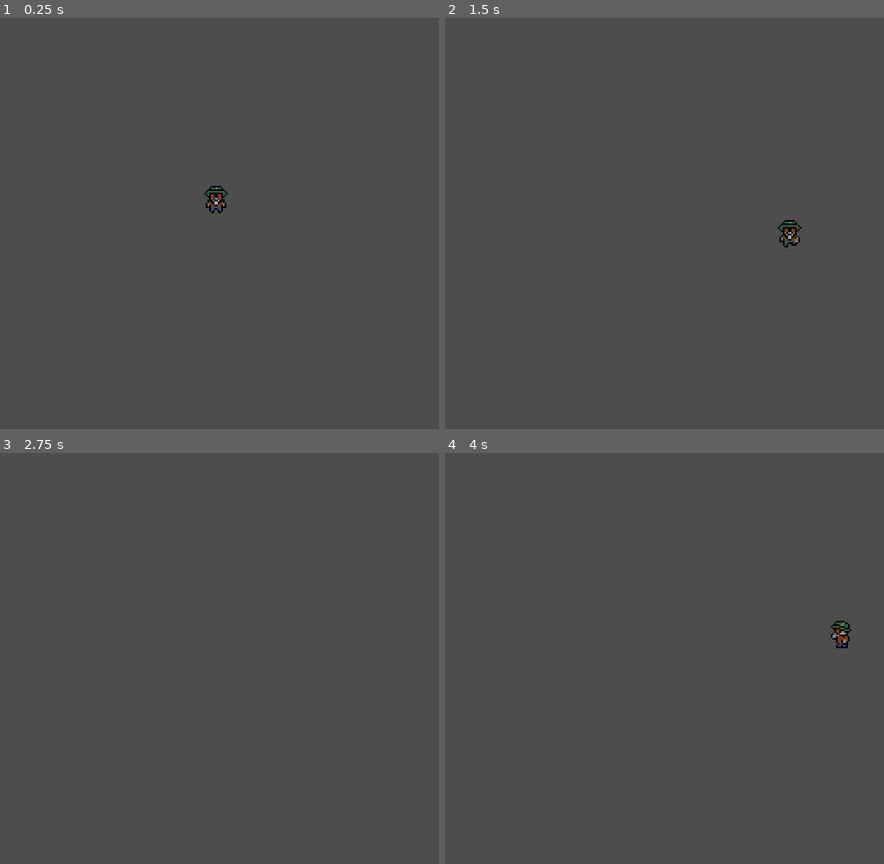
Above: before the commit, frames 1-4 (two rows, left to right).
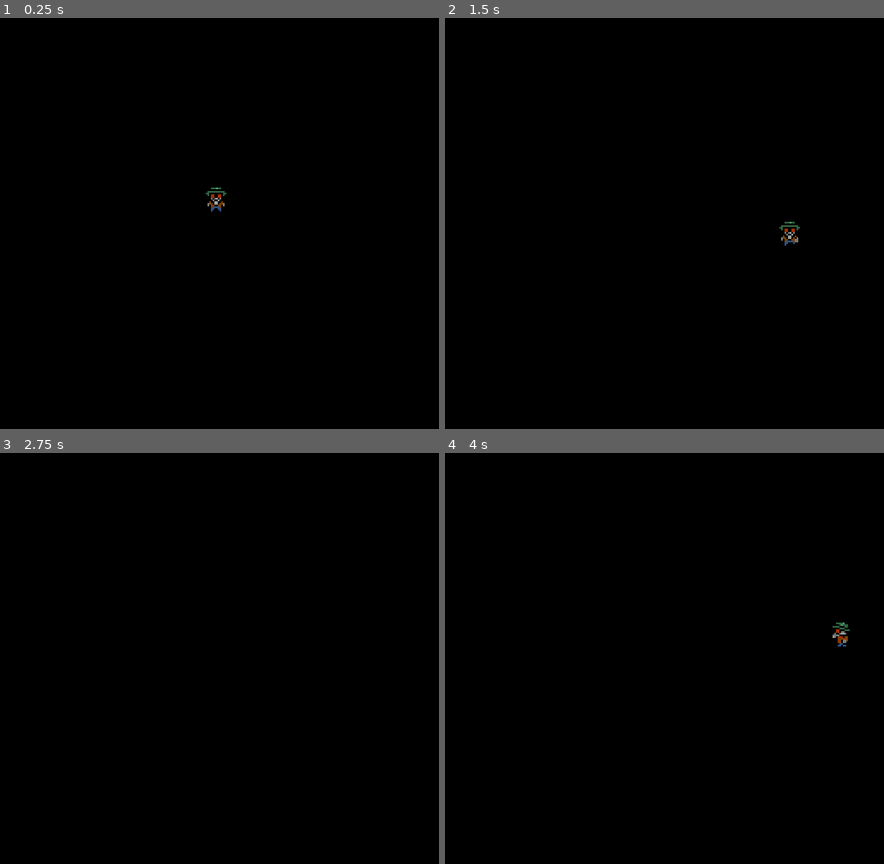
Above: after the commit, the same moments.

Repository: Linkioli/oblivions-harvest
Game: Godot game, scene res://main.tscn
Same seed, same stepped clock (60 frames per second), same inputs: the game is played once before the commit and once after it.
Inputs:
- Up to frame 1 (0.25 s): no input
- Up to frame 2 (1.5 s): tap Enter at 0.5 s; hold Right (right) 0.53-1.28 s; hold Down (down) from 1.28 s (still down)
- Up to frame 3 (2.75 s): release Down (down) at 2.03 s; hold Right (right) from 2.03 s (still down)
- Up to frame 4 (4 s): release Right (right) at 2.78 s; hold Up (up) 2.78-3.53 s; tap Space at 3.5 s; hold Left (left) from 3.53 s (still down)

The runs differ from the first frame. In frame 1, 100% of the frame differs, in the area x 0-100%, y 0-100%; in frame 2, 100%; in frame 3, 100%; in frame 4, 100%.

Commit message:
added black background

Diff:
--- a/main.tscn
+++ b/main.tscn
@@ -4,5 +4,10 @@
 
 [node name="Main" type="Node"]
 
+[node name="BlackBackground" type="ColorRect" parent="."]
+offset_right = 256.0
+offset_bottom = 240.0
+color = Color(0, 0, 0, 1)
+
 [node name="Player" parent="." instance=ExtResource("1_kc4wx")]
 position = Vector2(126, 106)
